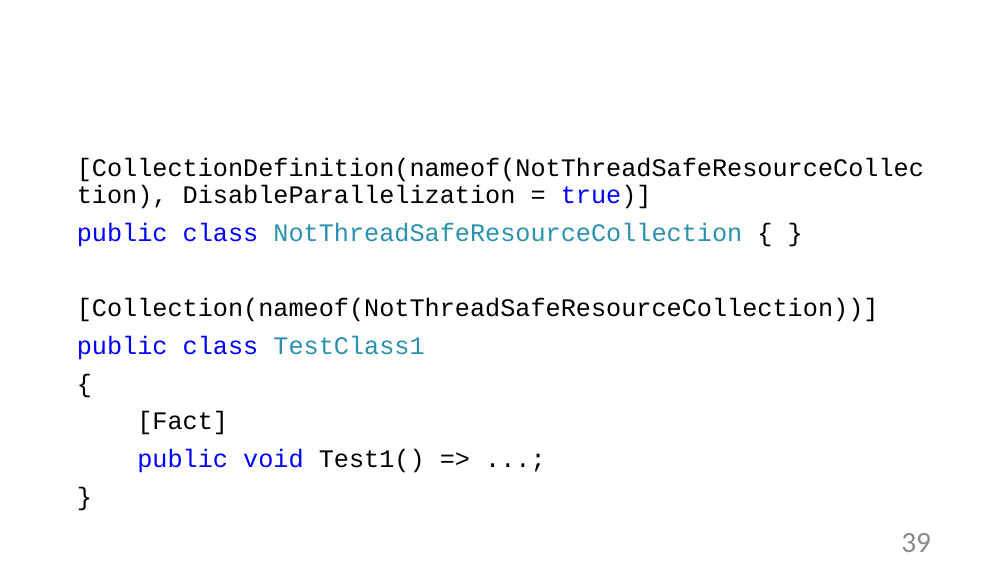
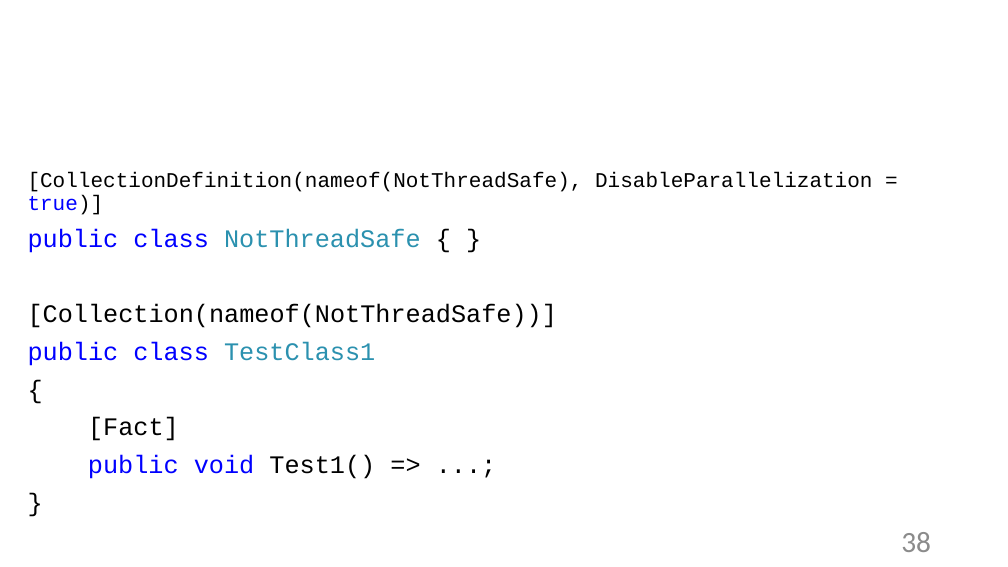
Before and after one commit to Sa1Gur/DbTest.Containers, a slide deck: slide 38 of DbaseTesting.pptx (slide 39 before the commit). Drawn at 1008x567 pixels with LibreOffice and Linux fonts; fonts in the diff are those of the drawing; background and template pictures are left out. Boxes give left, top, right and bottom in pixels: in the first picture for what was removed or moved away, otherwise in the second. Text is boxed around its words. In the diff, an @@ line names an element or a change of style, - is before the commit and + after.

```diff
--- a/DbaseTesting.pptx
+++ b/DbaseTesting.pptx
@@ text "[CollectionDefinition(nameof(NotThreadSafe), DisableParallel ...": place and size @@
-text "[CollectionDefinition(nameof(NotThreadSafe), DisableParallel ..." at [77, 158, 924, 473]
+text "[CollectionDefinition(nameof(NotThreadSafe), DisableParallel ..." at [28, 172, 872, 479]
@@ text at [28, 172, 872, 328]: text changed; size 24 to 20 pt @@
-[CollectionDefinition(nameof(NotThreadSafeResourceCollection), DisableParallelization = true)]
-public class NotThreadSafeResourceCollection { }
-[Collection(nameof(NotThreadSafeResourceCollection))]
+[CollectionDefinition(nameof(NotThreadSafe), DisableParallelization = true)]
+public class NotThreadSafe { }
+[Collection(nameof(NotThreadSafe))]
@@ page number at [901, 532, 931, 552]: text changed @@
-39
+38
```
Also in this commit, not shown: 55 other slides changed, 3 slides added, 7 slides removed, 10 other files.
